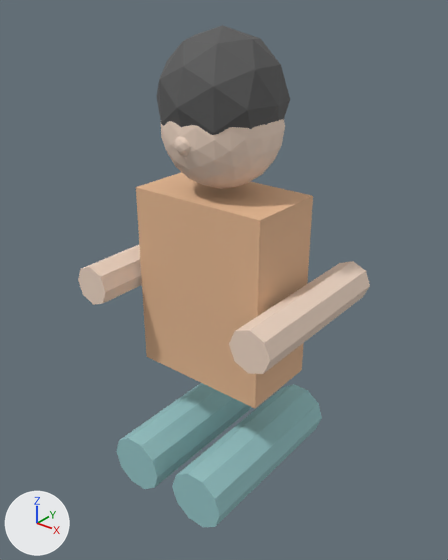
The glTF model public/builder-assets/openlife/sim_toddler_athletic.glb as it was, and as the next commit left it.
Before and after are seen from a 50 mm camera at (0.707, -0.88, 1.184) aimed at (-0.011, 0.018, 0.627). Every picture has the same lights, and +X, +Y and +Z are marked at lower left. The older version comes first.

Objects in the first picture: 'p000', 'p001', 'p002', 'p003', 'p004', 'p005', 'p006' and 1 more.
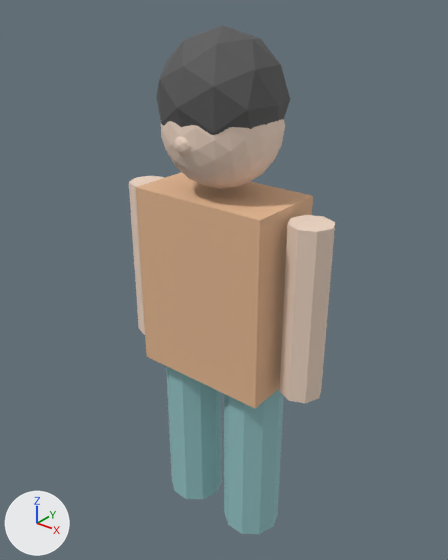
Pixel boxes [x1, y1, x2, y2] of what changed, in the pictures (448 x 560 px):
```json
{"object": "p001", "change": "moved, turned", "before": [172, 384, 322, 527], "after": [224, 388, 284, 534]}
{"object": "p004", "change": "moved, turned", "before": [229, 261, 370, 374], "after": [280, 215, 335, 403]}
{"object": "p000", "change": "moved, turned", "before": [116, 383, 253, 489], "after": [166, 366, 222, 499]}
{"object": "p003", "change": "moved, turned", "before": [78, 245, 142, 305], "after": [129, 176, 164, 335]}
```

Edits to the scene script, one JSON object a line:
```json
{"op": "set", "path": "ob_p000.location", "old": "(0.0, 0.0, 0.0)", "new": "(0.0, 0.245, 0.245)"}
{"op": "set", "path": "ob_p000.rotation_euler", "old": "(0.0, 0.0, 0.0)", "new": "(1.571, 0.0, 0.0)", "note": "degrees (0, 0, 0) -> degrees (90, 0, 0)"}
{"op": "set", "path": "ob_p001.location", "old": "(0.0, 0.0, 0.0)", "new": "(0.0, 0.245, 0.245)"}
{"op": "set", "path": "ob_p001.rotation_euler", "old": "(0.0, 0.0, 0.0)", "new": "(1.571, 0.0, 0.0)", "note": "degrees (0, 0, 0) -> degrees (90, 0, 0)"}
{"op": "set", "path": "ob_p003.location", "old": "(0.0, 0.0, 0.0)", "new": "(0.0, 0.63, 0.63)"}
{"op": "set", "path": "ob_p003.rotation_euler", "old": "(0.0, 0.0, 0.0)", "new": "(1.571, 0.0, 0.0)", "note": "degrees (0, 0, 0) -> degrees (90, 0, 0)"}
{"op": "set", "path": "ob_p004.location", "old": "(0.0, 0.0, 0.0)", "new": "(0.0, 0.63, 0.63)"}
{"op": "set", "path": "ob_p004.rotation_euler", "old": "(0.0, 0.0, 0.0)", "new": "(1.571, 0.0, 0.0)", "note": "degrees (0, 0, 0) -> degrees (90, 0, 0)"}
```
